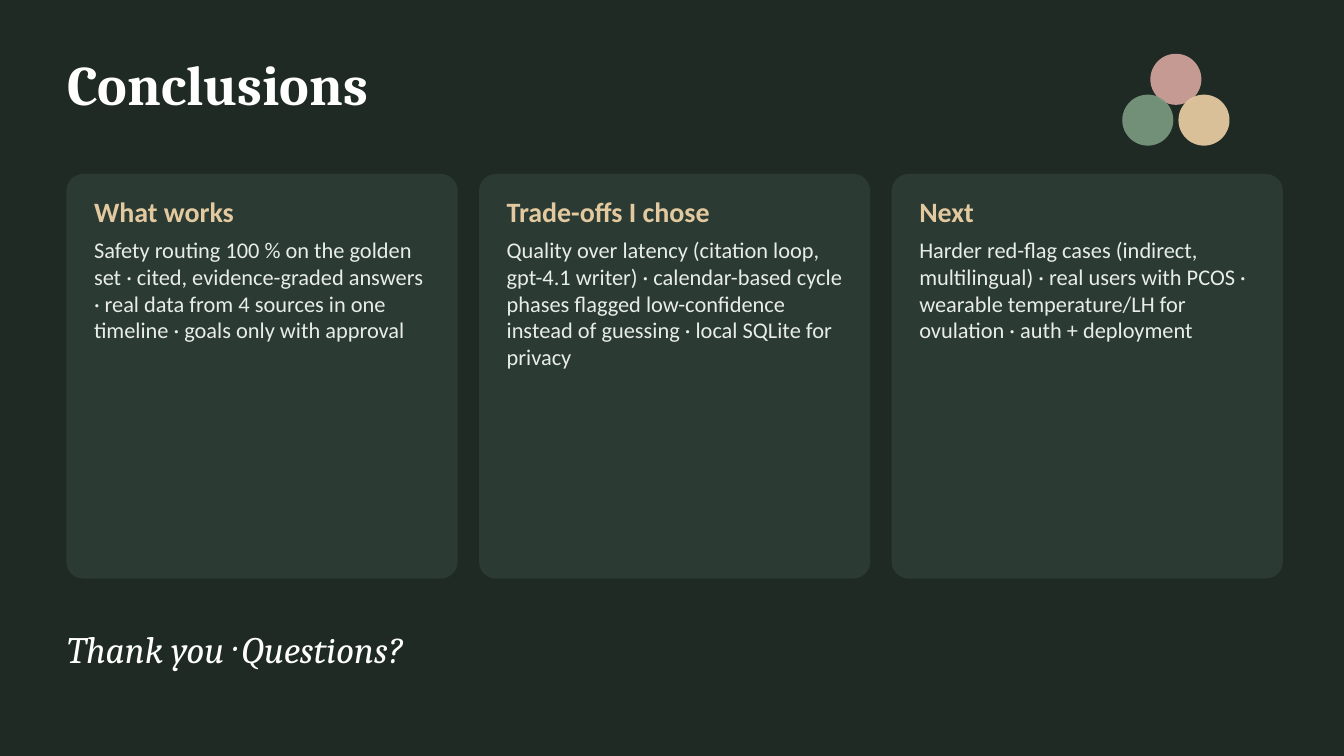
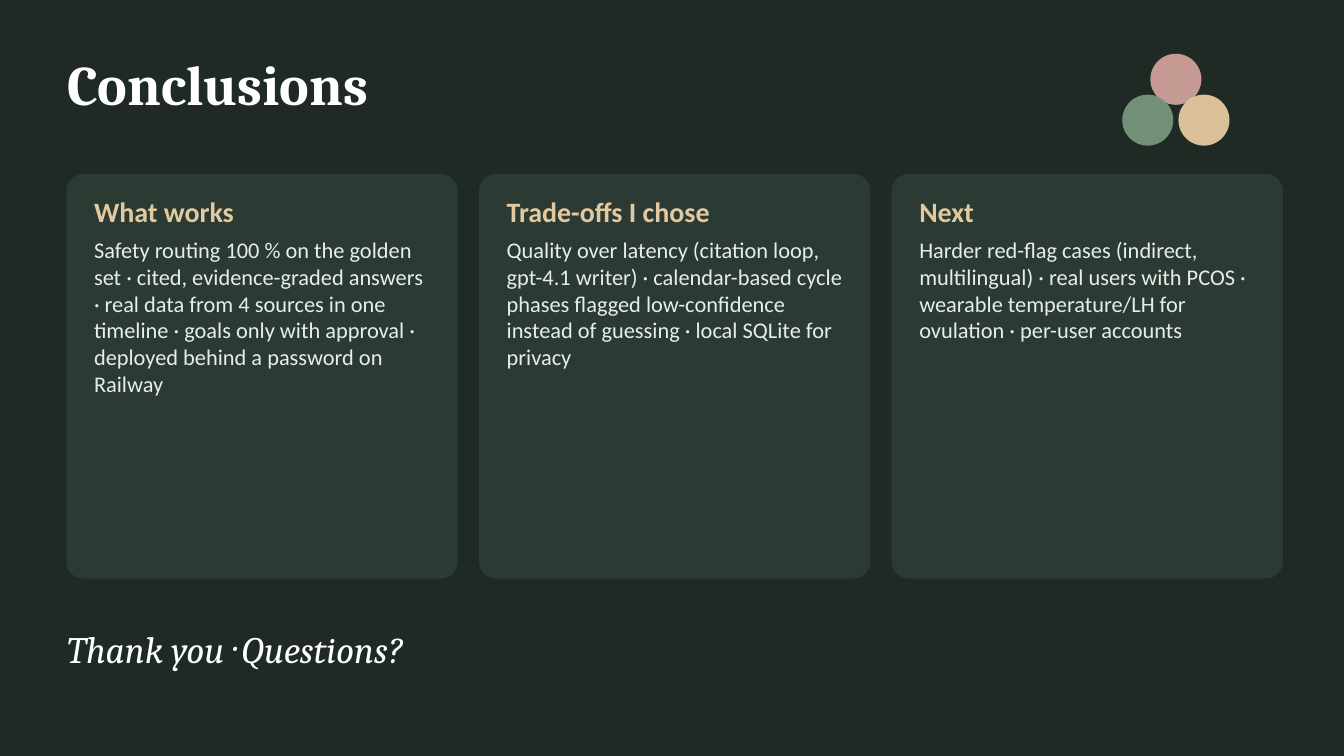
Before and after one commit to damilya/bloom, a slide deck: slide 14 of docs/deck/Bloom_final_presentation.pptx (slide 13 before the commit). Drawn at 1344x756 pixels with LibreOffice and Linux fonts; fonts in the diff are those of the drawing. Boxes give left, top, right and bottom in pixels: in the first picture for what was removed or moved away, otherwise in the second. Text is boxed around its words. In the diff, an @@ line names an element or a change of style, - is before the commit and + after.

```diff
--- a/docs/deck/Bloom_final_presentation.pptx
+++ b/docs/deck/Bloom_final_presentation.pptx
@@ text at box(94, 242, 423, 396): text changed @@
-Safety routing 100 % on the golden set · cited, evidence-graded answers · real data from 4 sources in one timeline · goals only with approval
+Safety routing 100 % on the golden set · cited, evidence-graded answers · real data from 4 sources in one timeline · goals only with approval · deployed behind a password on Railway
@@ text at box(919, 242, 1235, 342): text changed @@
-Harder red-flag cases (indirect, multilingual) · real users with PCOS · wearable temperature/LH for ovulation · auth + deployment
+Harder red-flag cases (indirect, multilingual) · real users with PCOS · wearable temperature/LH for ovulation · per-user accounts
```
Also in this commit, not shown: 3 other slides changed, 1 slide added, 5 other files.
